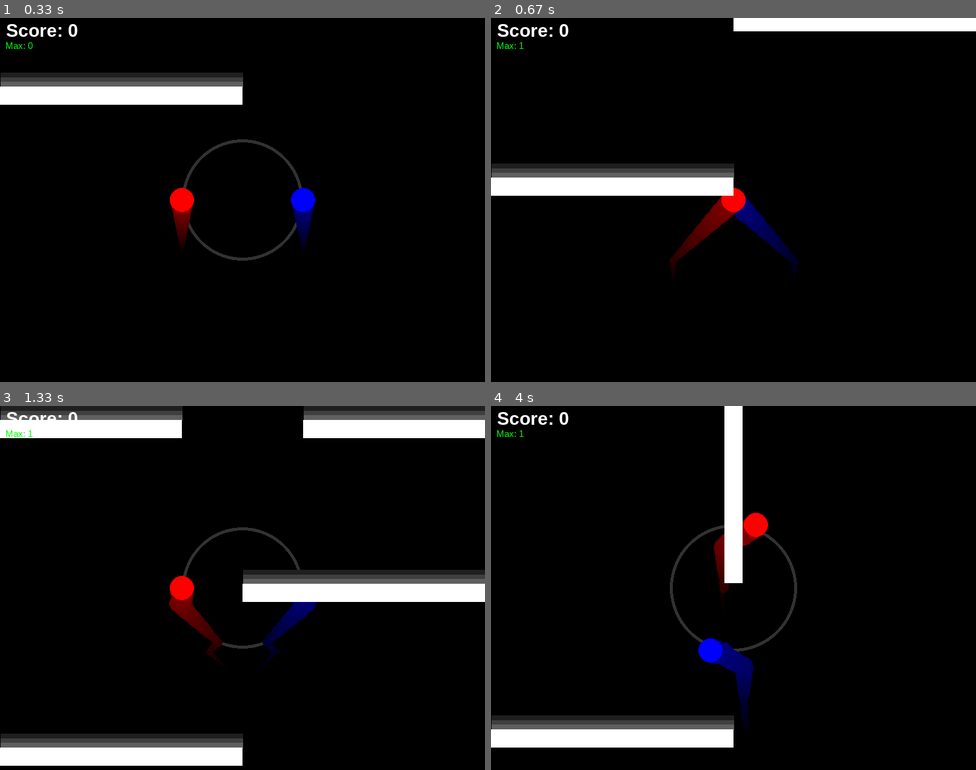
Above: before the commit, frames 1-4 (two rows, left to right).
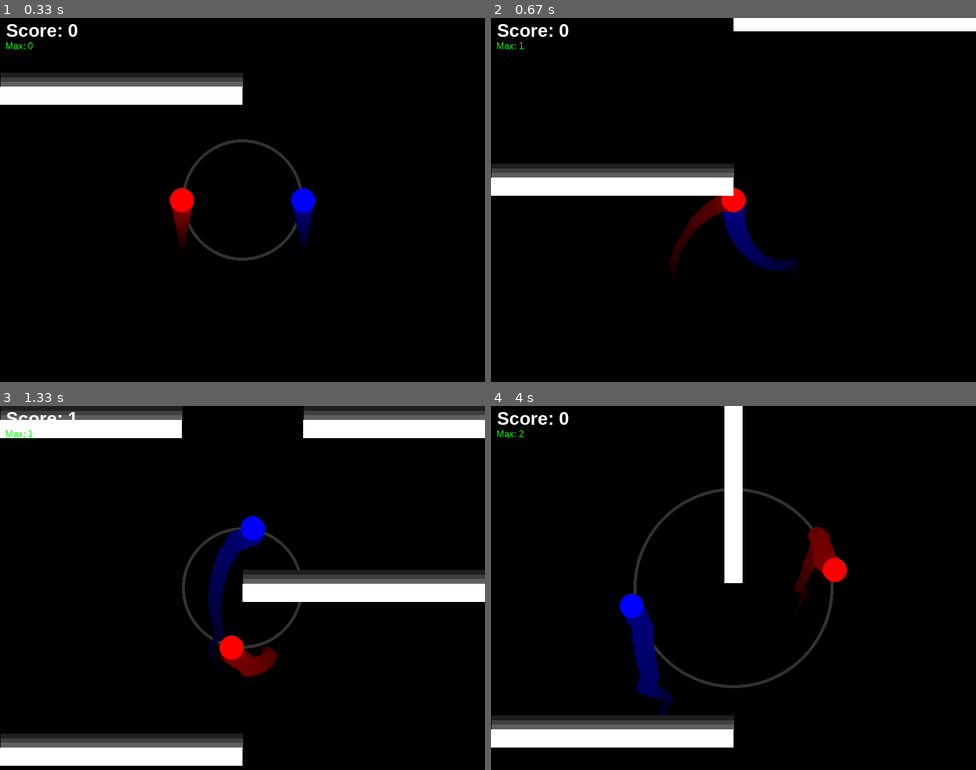
Above: after the commit, the same moments.

Repository: ycarowwww/atividades_backend_ifrn
Game: pygame game, started from 1Ano/JogoFimDeAno/duet.py
Same seed, same stepped clock (60 frames per second), same inputs: the game is played once before the commit and once after it.
Inputs:
- Up to frame 1 (0.33 s): no input
- Up to frame 2 (0.67 s): hold Shift from 0.33 s (still down); hold Right from 0.33 s (still down)
- Up to frame 3 (1.33 s): release Shift at 0.8 s; release Right at 0.8 s; hold Right 0.83-1.3 s; tap Space at 0.9, 1.2 s; tap Shift at 0.98 s
- Up to frame 4 (4 s): hold Up 1.33-1.63 s; tap Space at 1.4, 1.73, 2.03, 2.23, 2.53, 2.8, 3.13, 3.43, 3.57, 3.97 s; hold Right 1.67-2.13 s; hold A 2.17-2.7 s; tap Shift at 2.32, 3.65 s; hold Down 2.73-3.03 s; hold A 3.07-3.47 s; hold Up 3.5-3.87 s; hold D from 3.9 s (still down)

Frame 1 is identical in both runs. In frame 2, 1.9% of the frame differs, in the area x 37-64%, y 48-70%; in frame 3, 3.3%; in frame 4, 5.2%, in the area x 5-74%, y 6-89%.

Commit message:
PFA - Controles por Setas Adicionados

Diff:
--- a/1Ano/JogoFimDeAno/duet.py
+++ b/1Ano/JogoFimDeAno/duet.py
@@ -42,6 +42,11 @@
 
     return (int(r * 255), int(g * 255), int(b * 255))
 
+def blit_text(screen: pg.Surface, message: str, color: tuple[int, int, int], topleft: tuple[int, int], font: pygame.freetype.Font) -> None:
+    text_surface, text_rect = font.render(message, color)
+    text_rect.topleft = topleft
+    screen.blit(text_surface, text_rect)
+
 class Player:
     def __init__(self, position: list[int], color: tuple[int, int, int], size: int, angle: int = 0) -> None:
         self.position = position
@@ -55,14 +60,14 @@
         self.color_track = adjust_brightness(self.color, 0.5)
 
     def update(self, screen: pg.Surface, point: tuple[int, int], key: pg.key.ScancodeWrapper) -> None:
-        if key[pg.K_LSHIFT] and self.distance > 0:
+        if (key[pg.K_LSHIFT] or key[pg.K_DOWN]) and self.distance > 0:
             self.distance -= 5
-        elif key[pg.K_SPACE] and self.distance < SCREEN_SIZE[0]//3 or self.distance < 100 and not key[pg.K_LSHIFT]:
+        elif (key[pg.K_SPACE] or key[pg.K_UP]) and self.distance < SCREEN_SIZE[0]//3 or self.distance < 100 and not (key[pg.K_LSHIFT] or key[pg.K_DOWN]):
             self.distance += 5
-        elif self.distance > 100 and not key[pg.K_SPACE]:
+        elif self.distance > 100 and not (key[pg.K_SPACE] or key[pg.K_UP]):
             self.distance -= 5
-        if key[pg.K_a]: self.angle -= 5
-        if key[pg.K_d]: self.angle += 5
+        if key[pg.K_a] or key[pg.K_LEFT]: self.angle -= 5
+        if key[pg.K_d] or key[pg.K_RIGHT]: self.angle += 5
         self.angle %= 360
 
         self.rotate_to_center(point)
@@ -117,21 +122,14 @@
 
         pg.draw.rect(screen, self.color, self.hitbox_rect)
 
-def blit_text(screen: pg.Surface, message: str, color: tuple[int, int, int], topleft: tuple[int, int], font: pygame.freetype.Font) -> None:
-    text_surface, text_rect = font.render(message, color)
-    text_rect.topleft = topleft
-    screen.blit(text_surface, text_rect)
-
 player1: Player = Player(list(SCREEN_CENTER), COLORS["BLUE"], 20)
 player2: Player = Player(list(SCREEN_CENTER), COLORS["RED"], 20, 180)
 
-player_angle: int = 0
+player_angle, punctuation, max_score = 0, 0, 0
 OBSTACLE_SIZE: int = 30
 obstacles_list: list[Obstacle] = [Obstacle([0, -OBSTACLE_SIZE], COLORS["WHITE"], [SCREEN_SIZE[0]//2, OBSTACLE_SIZE])]
 GAME_FONT: pygame.freetype.Font = pygame.freetype.SysFont("Arial", 30, True, False)
 MAX_SCORE_FONT: pygame.freetype.Font = pygame.freetype.SysFont("Arial", 15, False, False)
-punctuation: int = 0
-max_score: int = 0
 
 running: bool = True
 while running:
--- a/1Ano/JogoFimDeAno/planos.txt
+++ b/1Ano/JogoFimDeAno/planos.txt
@@ -52,3 +52,4 @@
 -> Conta
 -> Online
 -> Achievements
+- Modo Clássico
